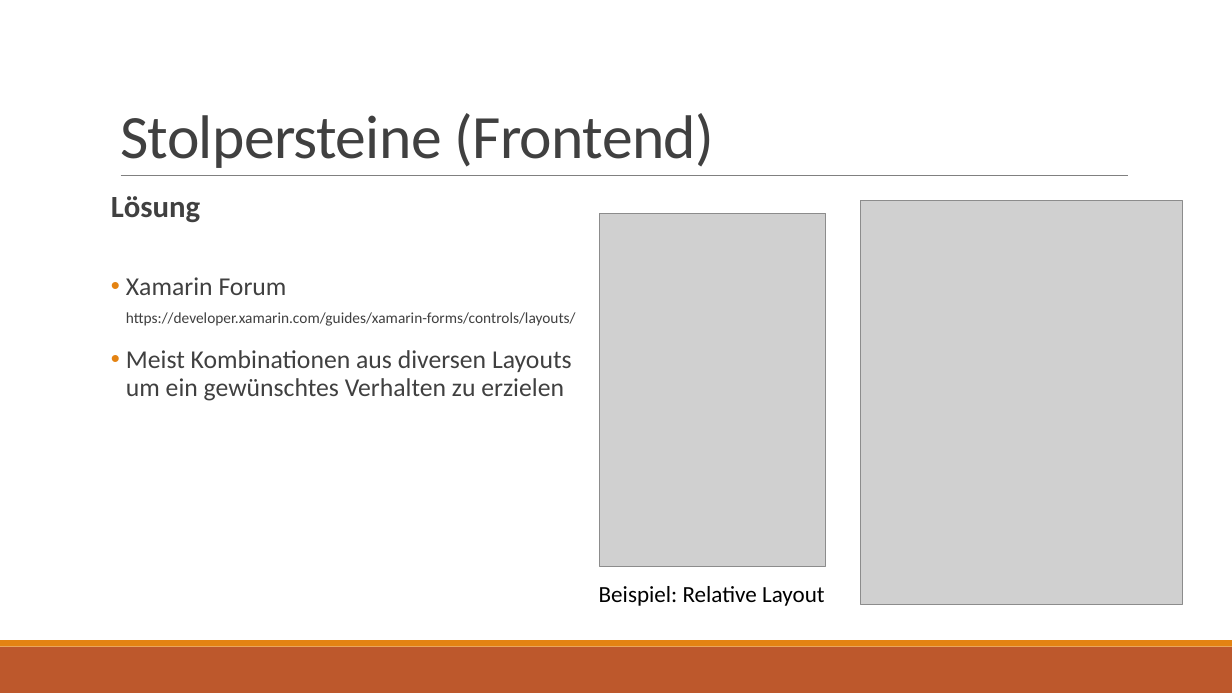
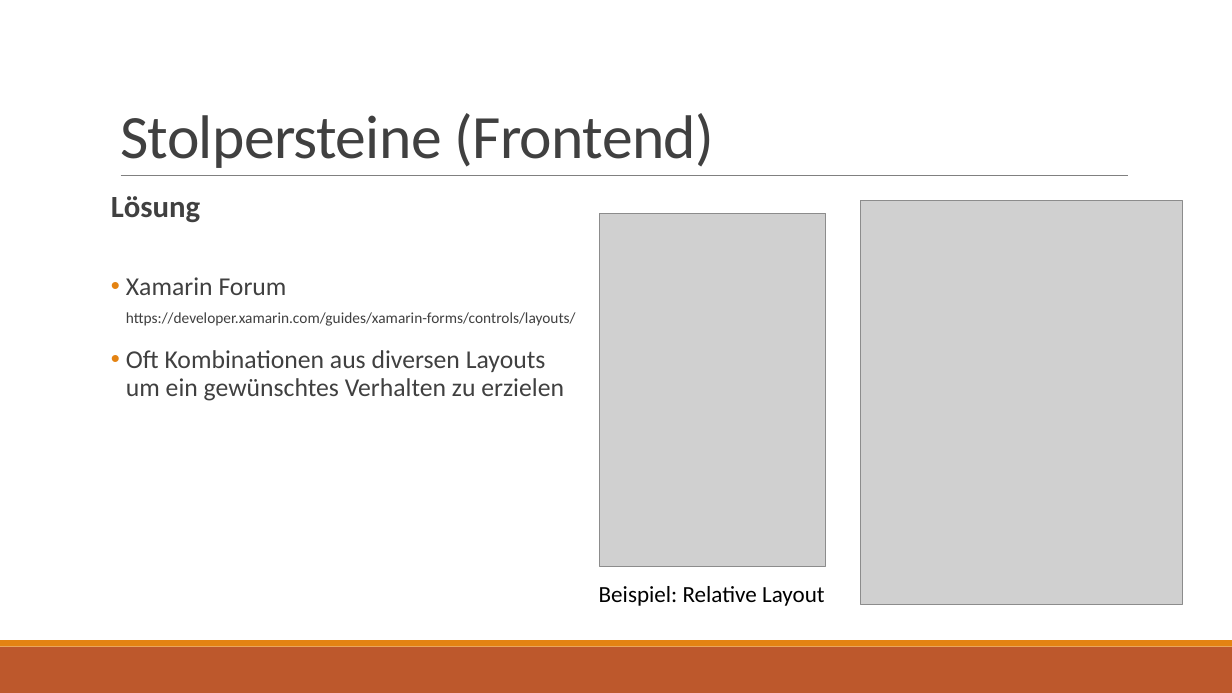
Before and after one commit to HolzbaumStudios/CookBook, a slide deck: slide 10 of Docs/Präsentation_Kochbuch.pptx. Drawn at 1232x693 pixels with LibreOffice and Linux fonts; fonts in the diff are those of the drawing; grey boxes stand for pictures. Boxes give left, top, right and bottom in pixels: in the first picture for what was removed or moved away, otherwise in the second. Text is boxed around its words. In the diff, an @@ line names an element or a change of style, - is before the commit and + after.

```diff
--- a/Docs/Präsentation_Kochbuch.pptx
+++ b/Docs/Präsentation_Kochbuch.pptx
@@ text at (126,350,564,401): text changed @@
-• Meist Kombinationen aus diversen Layouts
-  um ein gewünschtes Verhalten zu erzielen
+• Oft Kombinationen aus diversen Layouts
+  um ein gewünschtes Verhalten zu erzielen
```
Also in this commit, not shown: 1 other slide changed, 1 other file.
